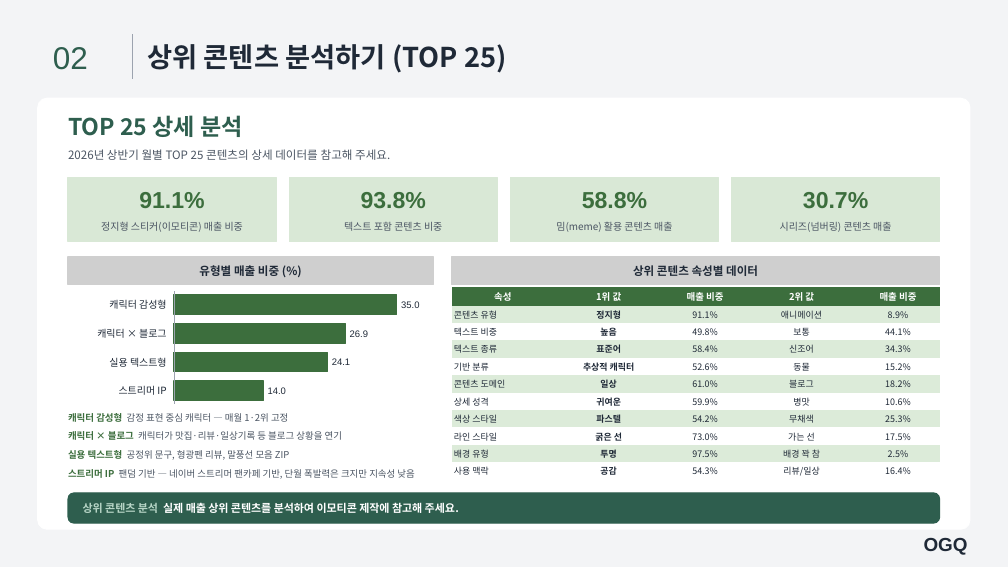
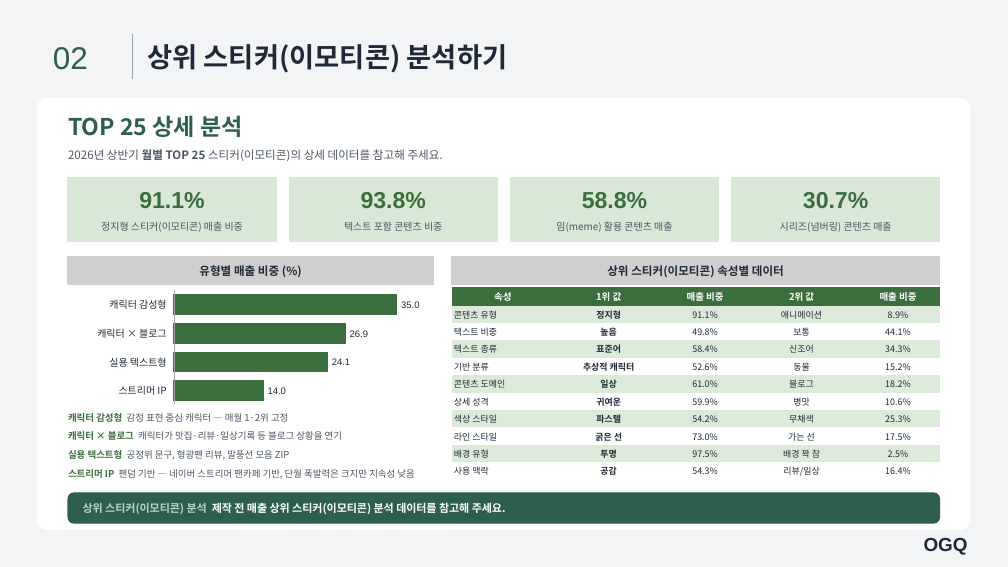
Before and after one commit to loveet3-hue/ogq-banner-generator, a slide deck: slide 13 of playbook/template_v2.pptx. Drawn at 1008x567 pixels with LibreOffice and Linux fonts; fonts in the diff are those of the drawing. Boxes give left, top, right and bottom in pixels: in the first picture for what was removed or moved away, otherwise in the second. Text is boxed around its words. In the diff, an @@ line names an element or a change of style, - is before the commit and + after.

```diff
--- a/playbook/template_v2.pptx
+++ b/playbook/template_v2.pptx
@@ text at box(147, 44, 507, 73): text changed @@
-상위 콘텐츠 분석하기 (TOP 25)
+상위 스티커(이모티콘) 분석하기
@@ text at box(68, 149, 443, 161): text changed @@
-2026년 상반기 월별 TOP 25 콘텐츠의 상세 데이터를 참고해 주세요.
+2026년 상반기 월별 TOP 25 스티커(이모티콘)의 상세 데이터를 참고해 주세요.
@@ text at box(607, 265, 784, 277): text changed @@
-상위 콘텐츠 속성별 데이터
+상위 스티커(이모티콘) 속성별 데이터
@@ text at box(83, 501, 506, 516): text changed @@
-상위 콘텐츠 분석 실제 매출 상위 콘텐츠를 분석하여 이모티콘 제작에 참고해 주세요.
+상위 스티커(이모티콘) 분석 제작 전 매출 상위 스티커(이모티콘) 분석 데이터를 참고해 주세요.
```
Also in this commit, not shown: 25 other slides changed, 3 other files.
